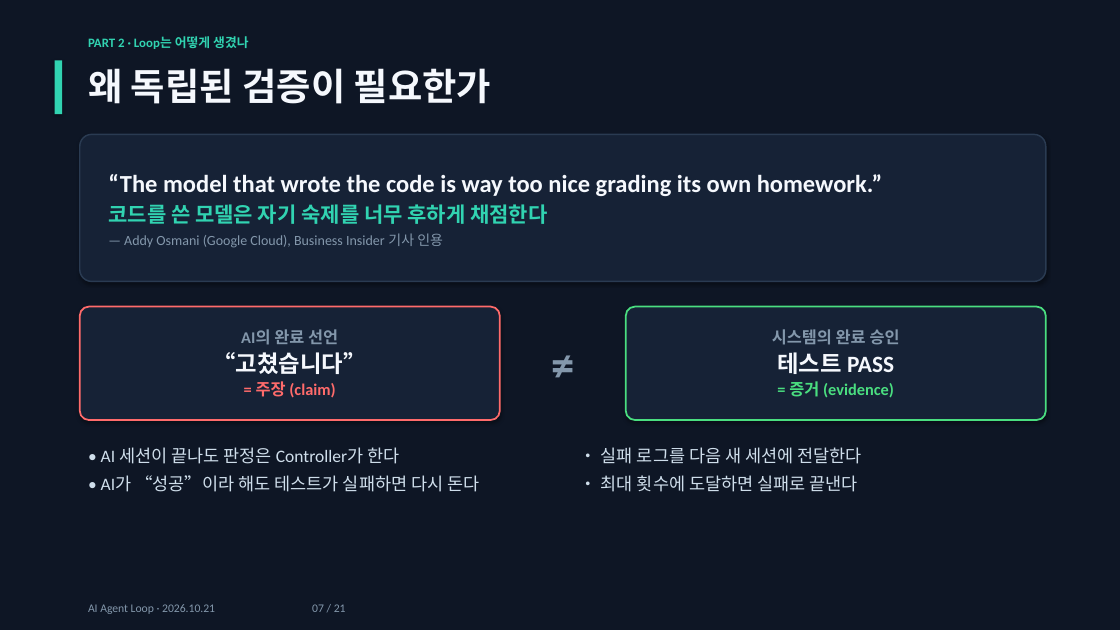
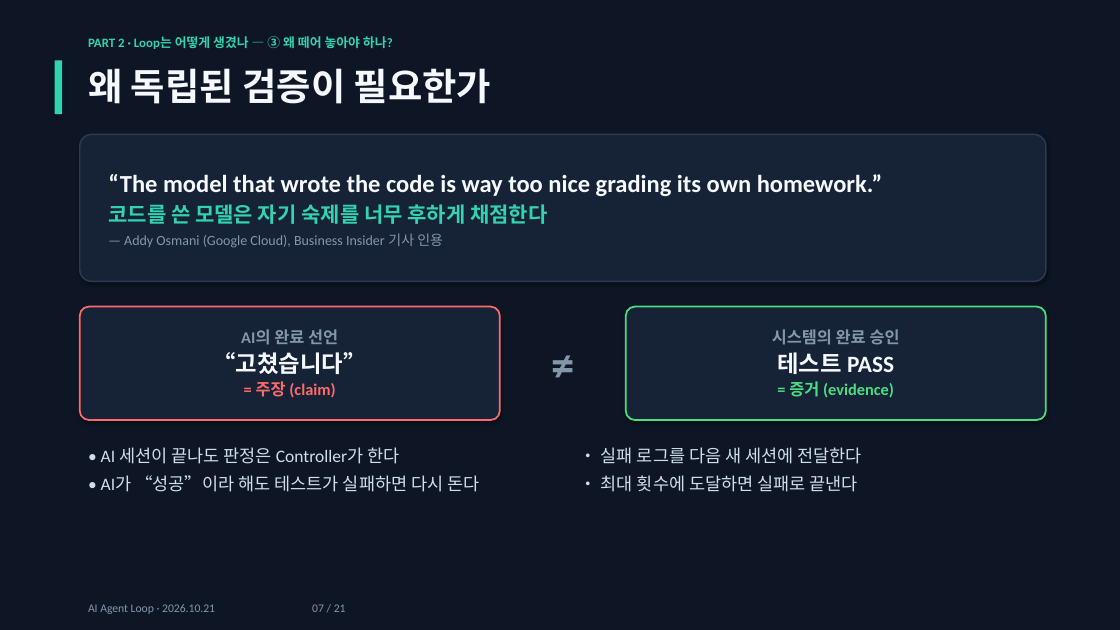
Before and after one commit to jaewon-i/kiro-agent-loop-demo, a slide deck: slide 7 of docs/AI_Agent_Loop.pptx. Drawn at 1120x630 pixels with LibreOffice and Linux fonts; fonts in the diff are those of the drawing. Boxes give left, top, right and bottom in pixels: in the first picture for what was removed or moved away, otherwise in the second. Text is boxed around its words. In the diff, an @@ line names an element or a change of style, - is before the commit and + after.

Commit message:
Slides 5-7: add guiding questions to PART 2 kicker

```diff
--- a/docs/AI_Agent_Loop.pptx
+++ b/docs/AI_Agent_Loop.pptx
@@ text at [88,36,393,49]: text changed @@
-PART 2 · Loop는 어떻게 생겼나
+PART 2 · Loop는 어떻게 생겼나 — ③ 왜 떼어 놓아야 하나?
```
Also in this commit, not shown: 2 other slides changed.
